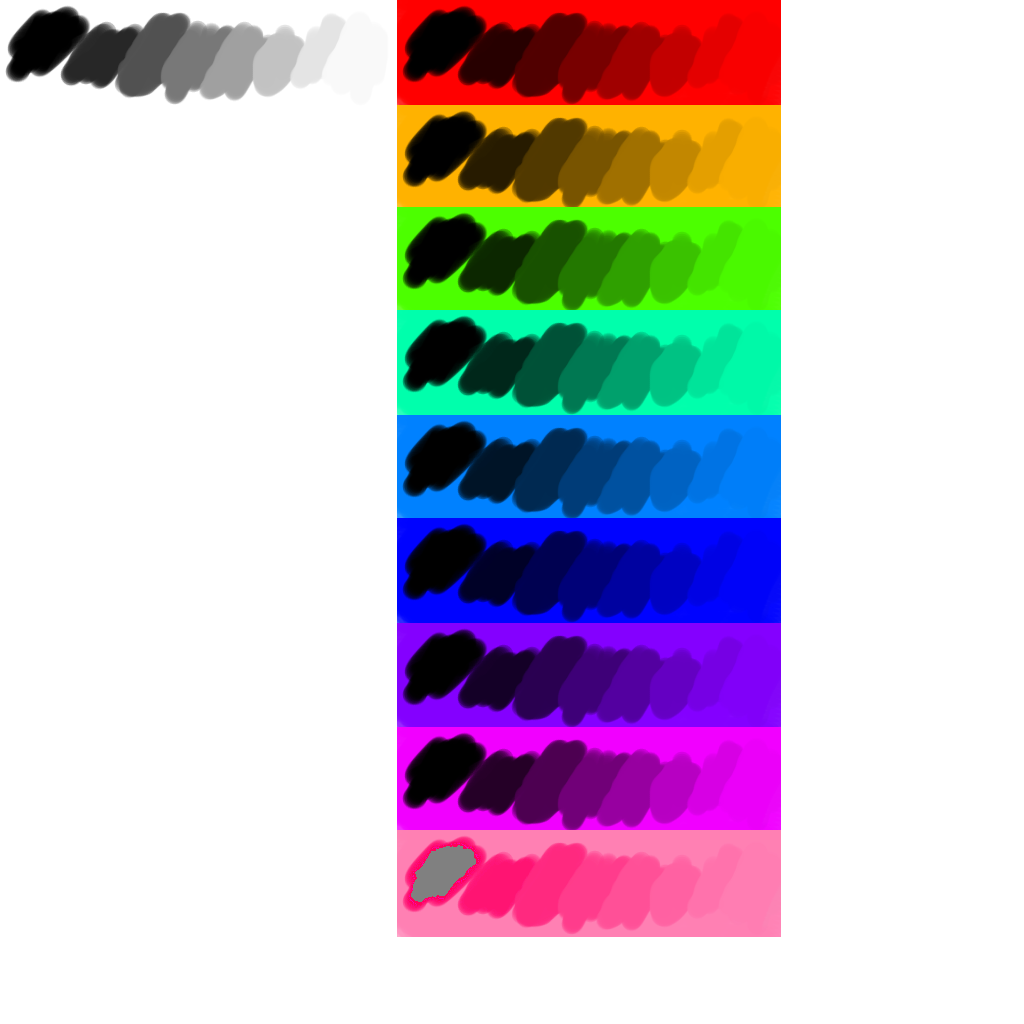
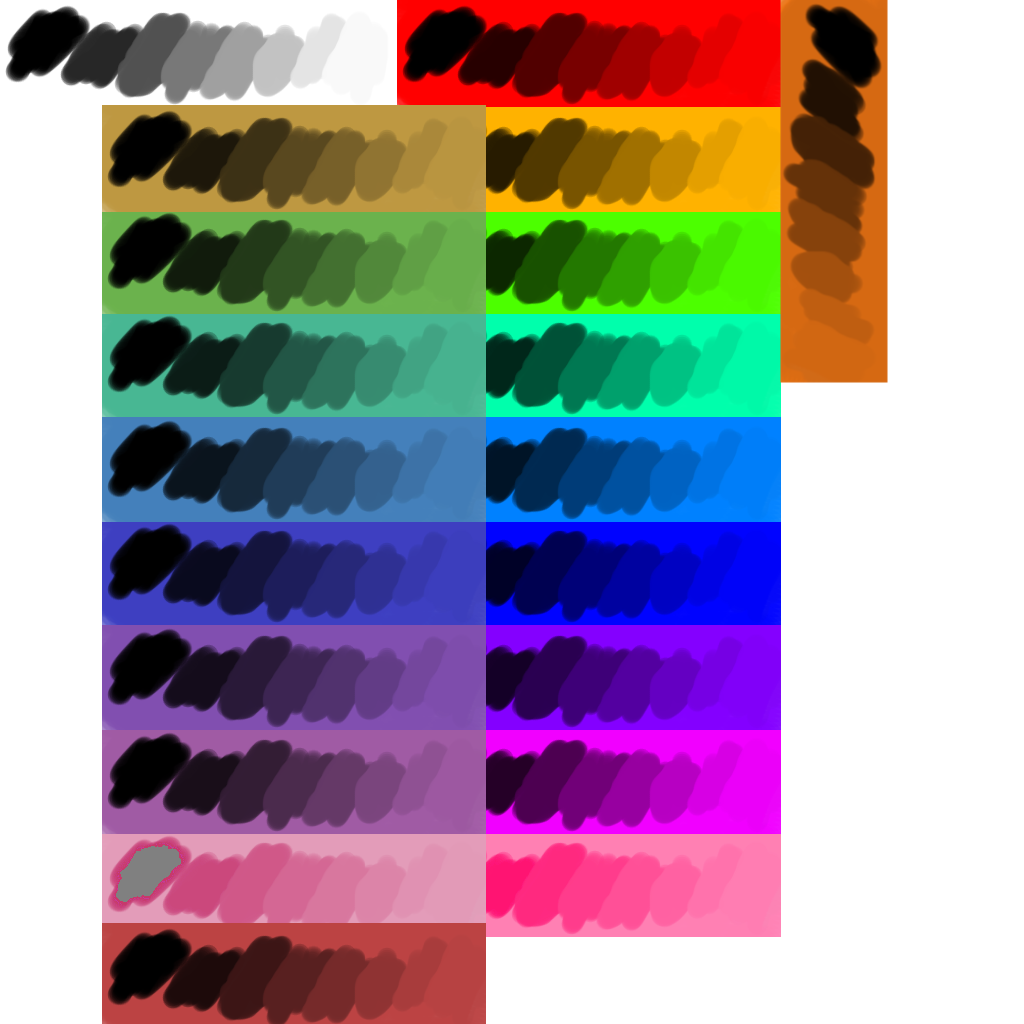
Layer changes from the first (1024, 1024) image to the second:
added group "Ebenengruppe-Kopie" with 9 layers above "Ebenengruppe" over bbox(102, 105, 486, 1024)
added layer "Eingefügte Ebene-Kopie #8" in group "Ebenengruppe-Kopie" over bbox(102, 105, 486, 212)
added layer "Eingefügte Ebene-Kopie #9" in group "Ebenengruppe-Kopie" over bbox(102, 207, 486, 314)
added layer "Eingefügte Ebene-Kopie #10" in group "Ebenengruppe-Kopie" over bbox(102, 310, 486, 417)
added layer "Eingefügte Ebene-Kopie #11" in group "Ebenengruppe-Kopie" over bbox(102, 415, 486, 522)
added layer "Eingefügte Ebene-Kopie #12" in group "Ebenengruppe-Kopie" over bbox(102, 518, 486, 625)
added layer "Eingefügte Ebene-Kopie #13" in group "Ebenengruppe-Kopie" over bbox(102, 623, 486, 730)
added layer "Eingefügte Ebene-Kopie #14" in group "Ebenengruppe-Kopie" over bbox(102, 727, 486, 834)
added layer "Eingefügte Ebene-Kopie #15" in group "Ebenengruppe-Kopie" over bbox(102, 830, 486, 937)
added group "Ebenengruppe" with 10 layers above "Hintergrund" over bbox(397, 0, 888, 937)
added layer "Eingefügte Ebene-Kopie #16" in group "Ebenengruppe" over bbox(780, 0, 888, 383)
moved "Eingefügte Ebene" into group "Ebenengruppe" over bbox(397, 0, 781, 107)
moved "Eingefügte Ebene-Kopie" into group "Ebenengruppe" over bbox(397, 105, 781, 212)
moved "Eingefügte Ebene-Kopie #1" into group "Ebenengruppe" over bbox(397, 207, 781, 314)
moved "Eingefügte Ebene-Kopie #2" into group "Ebenengruppe" over bbox(397, 310, 781, 417)
moved "Eingefügte Ebene-Kopie #3" into group "Ebenengruppe" over bbox(397, 415, 781, 522)
moved "Eingefügte Ebene-Kopie #4" into group "Ebenengruppe" over bbox(397, 518, 781, 625)
moved "Eingefügte Ebene-Kopie #5" into group "Ebenengruppe" over bbox(397, 623, 781, 730)
moved "Eingefügte Ebene-Kopie #6" into group "Ebenengruppe" over bbox(397, 727, 781, 834)
moved "Eingefügte Ebene-Kopie #7" into group "Ebenengruppe" over bbox(397, 830, 781, 937)
…and 1 more changes (1 added)
